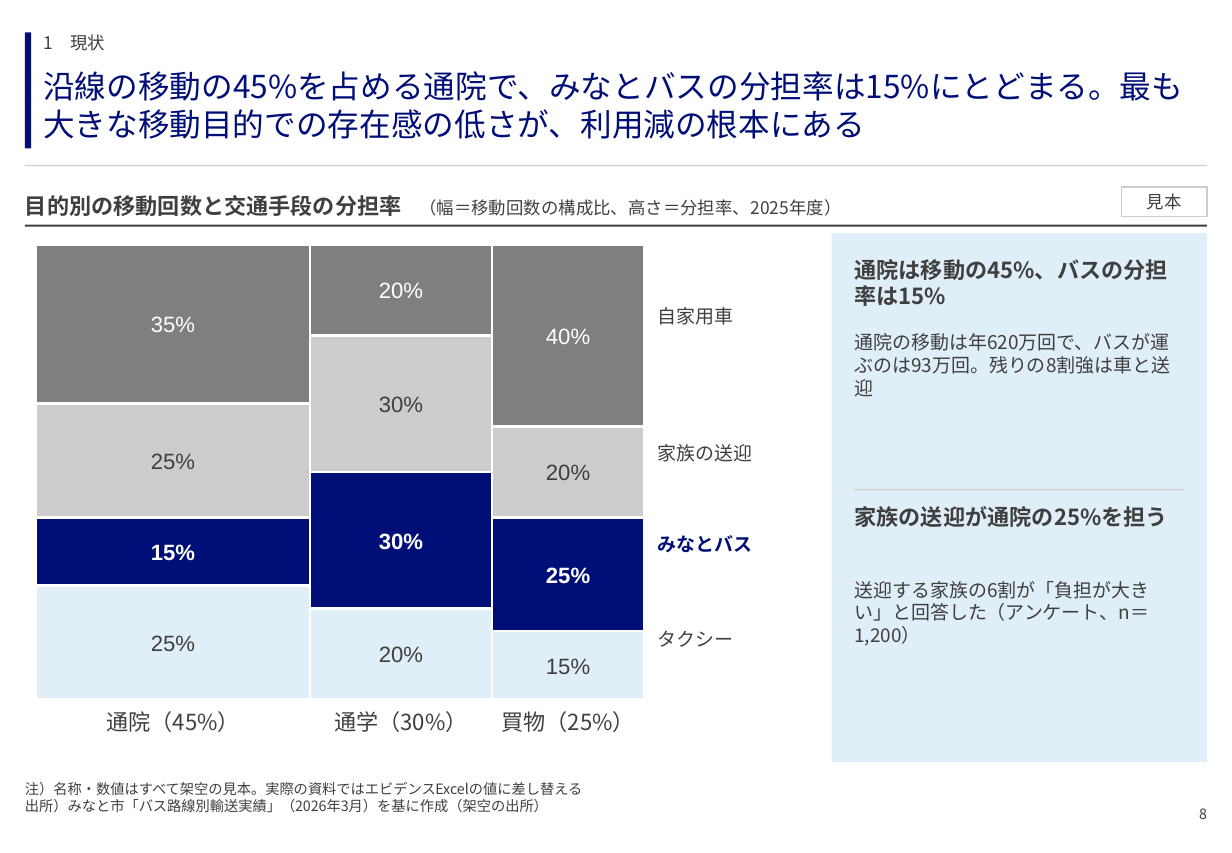
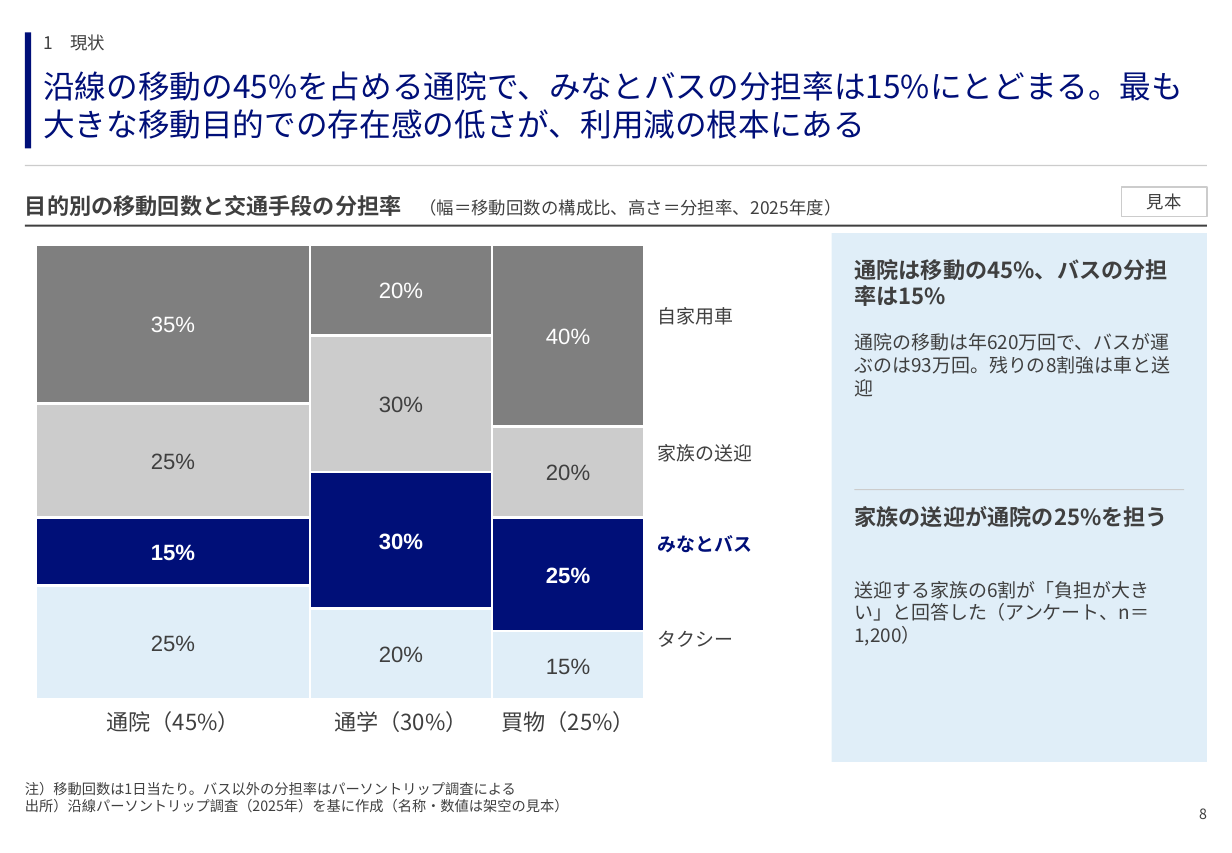
Before and after one commit to GontaHH/slide_builder, a slide deck: slide 8 of patterns/pattern-deck.pptx. Drawn at 1232x853 pixels with LibreOffice and Linux fonts; fonts in the diff are those of the drawing. Boxes give left, top, right and bottom in pixels: in the first picture for what was removed or moved away, otherwise in the second. Text is boxed around its words. In the diff, an @@ line names an element or a change of style, - is before the commit and + after.

```diff
--- a/patterns/pattern-deck.pptx
+++ b/patterns/pattern-deck.pptx
@@ text at (25, 782, 569, 812): text changed @@
-注）名称・数値はすべて架空の見本。実際の資料ではエビデンスExcelの値に差し替える
-出所）みなと市「バス路線別輸送実績」（2026年3月）を基に作成（架空の出所）
+注）移動回数は1日当たり。バス以外の分担率はパーソントリップ調査による
+出所）沿線パーソントリップ調査（2025年）を基に作成（名称・数値は架空の見本）
```
Also in this commit, not shown: 78 other slides changed, 2 other files.
